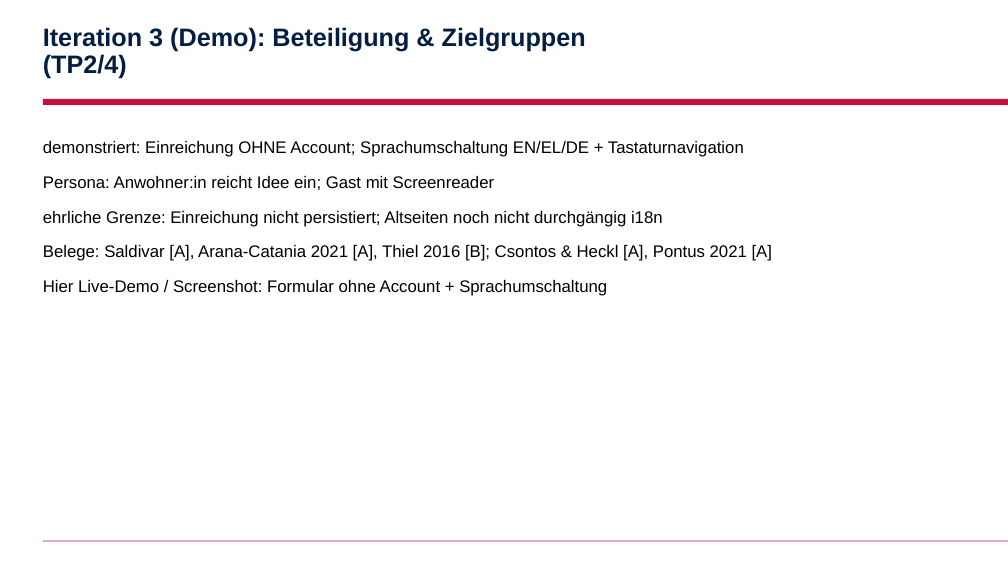
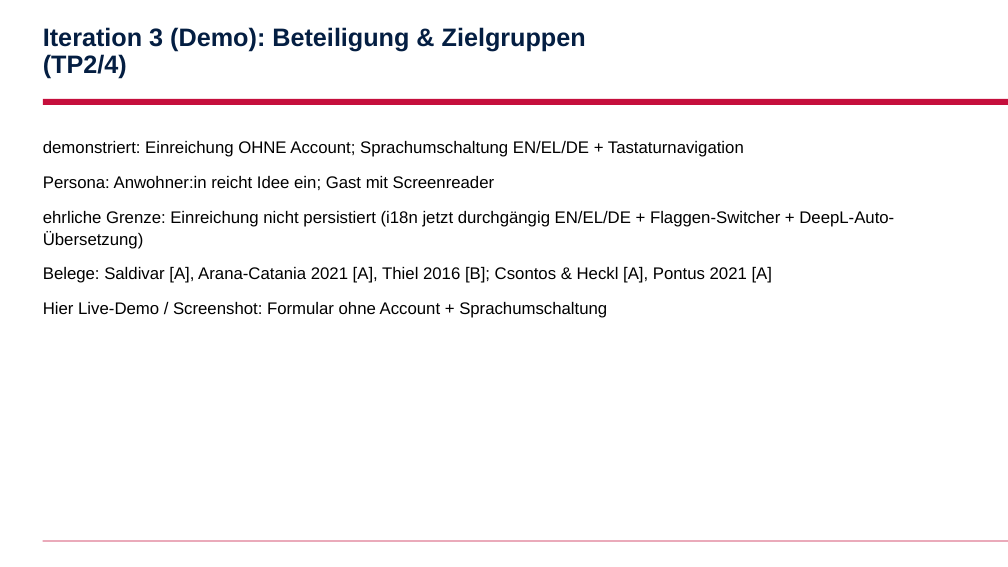
Before and after one commit to AnshulAgrawal7/zoe-sustainability-platform, a slide deck: slide 6 of docs/slides/anshul.pptx. Drawn at 1008x567 pixels with LibreOffice and Linux fonts; fonts in the diff are those of the drawing; background and template pictures are left out. Boxes give left, top, right and bottom in pixels: in the first picture for what was removed or moved away, otherwise in the second. Text is boxed around its words. In the diff, an @@ line names an element or a change of style, - is before the commit and + after.

Commit message:
docs: mark i18n gap resolved + document DeepL auto-translation everywhere
Glatt ziehen after Iteration 8: update MATRIX (TP4 now done), QUALITY_GATE (A7 ✅),
DEVLOG (+Iteration 8), handover, _SUMMARY, both STATUS, both reports (.tex+.pdf),
both slide decks (.md+.pptx) — i18n is now fully durchgängig (all 7 pages
EN/EL/DE) + flag switcher + DeepL auto-translate. New docs: api.md POST
/admin/translate, architecture (route + i18n/DeepL), README feature + env.

```diff
--- a/docs/slides/anshul.pptx
+++ b/docs/slides/anshul.pptx
@@ text at (43,211,894,249): text changed @@
-ehrliche Grenze: Einreichung nicht persistiert; Altseiten noch nicht durchgängig i18n
+ehrliche Grenze: Einreichung nicht persistiert (i18n jetzt durchgängig EN/EL/DE + Flaggen-Switcher + DeepL-Auto-Übersetzung)
```
Also in this commit, not shown: 17 other files.
